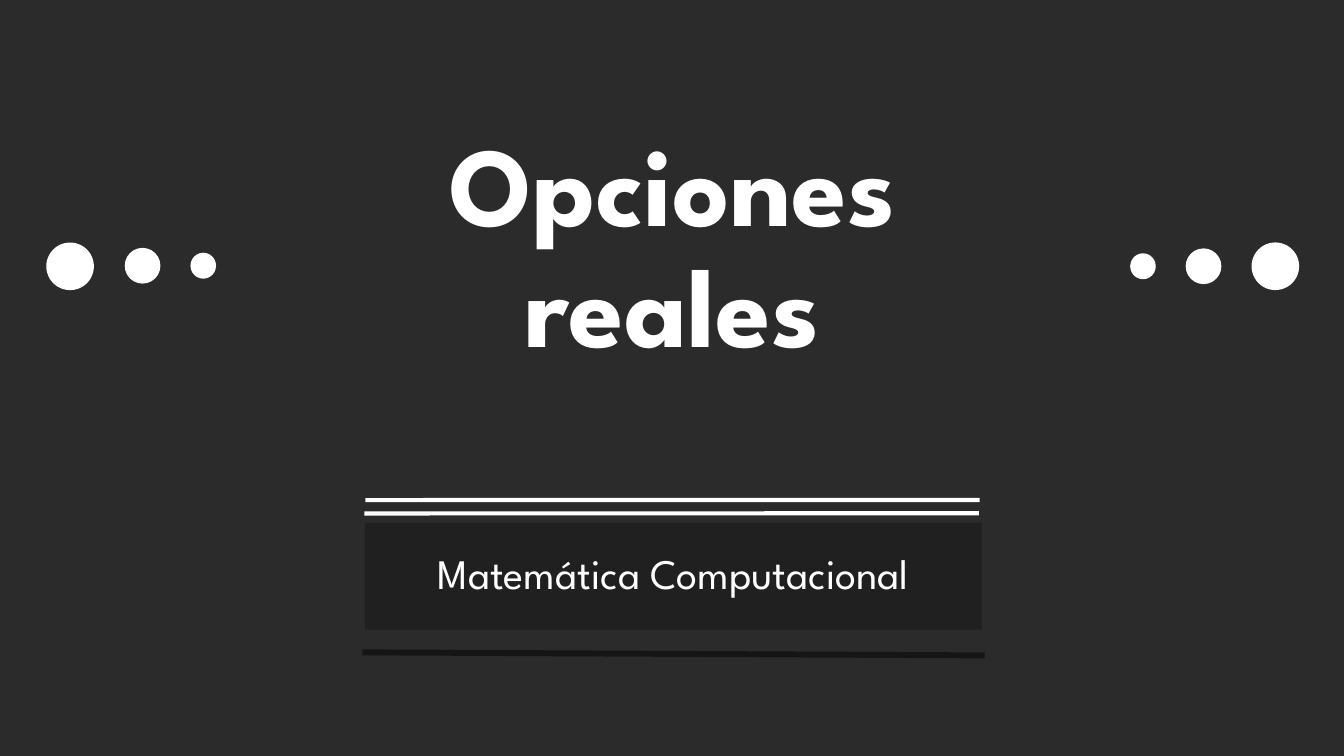
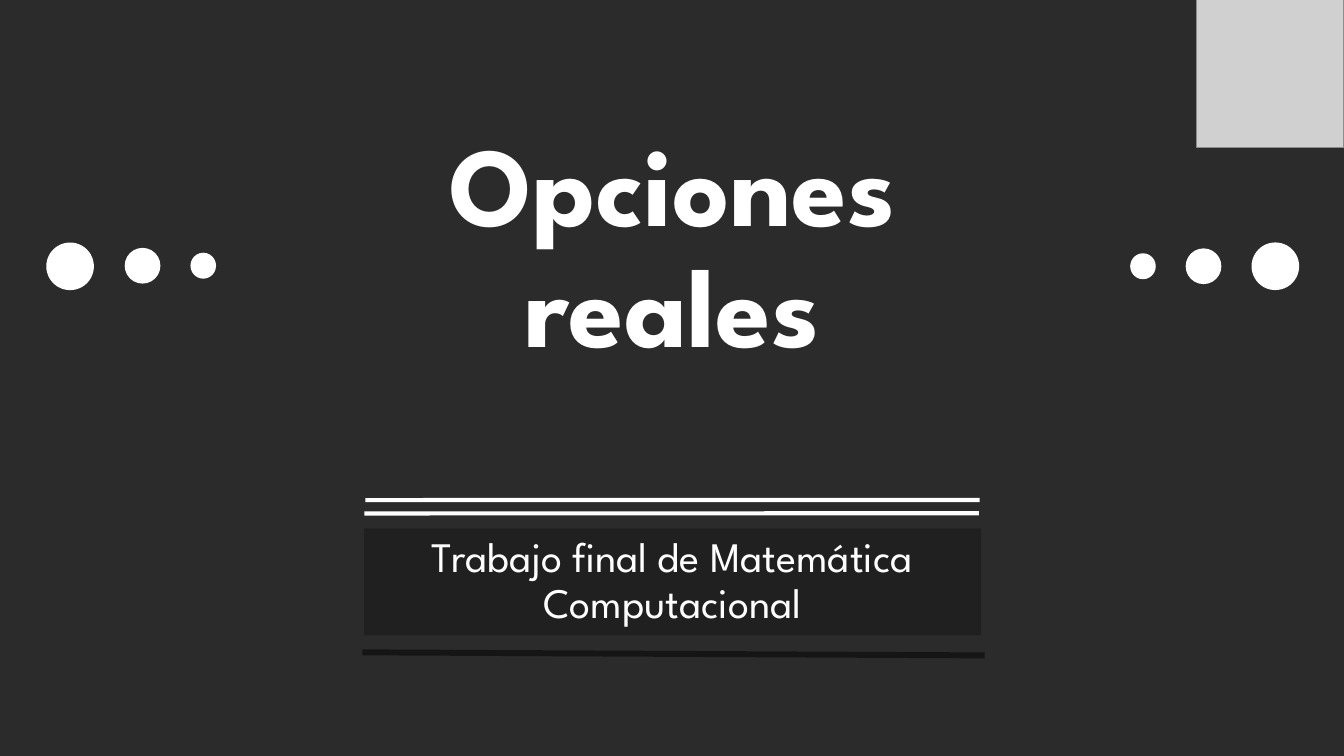
Before and after one commit to Daztery/Matem-tica-Computacional-TF, a slide deck: slide 1 of Opciones reales.pptx. Drawn at 1344x756 pixels with LibreOffice and Linux fonts; fonts in the diff are those of the drawing; grey boxes stand for pictures; background and template pictures are left out; a plain dark background stands for a picture behind light text. Boxes give left, top, right and bottom in pixels: in the first picture for what was removed or moved away, otherwise in the second. Text is boxed around its words. In the diff, an @@ line names an element or a change of style, - is before the commit and + after.

```diff
--- a/Opciones reales.pptx
+++ b/Opciones reales.pptx
@@ picture added at (1197,0,1344,147) @@
@@ subtitle "Trabajo final de Matemática Computacional": place and size @@
-subtitle "Trabajo final de Matemática Computacional" at (365,523,982,630)
+subtitle "Trabajo final de Matemática Computacional" at (364,528,981,635)
@@ subtitle at (432,542,913,627): text changed @@
-Matemática Computacional
+Trabajo final de Matemática Computacional
```
Also in this commit, not shown: 3 other slides changed, 5 slides added, 9 slides removed.
